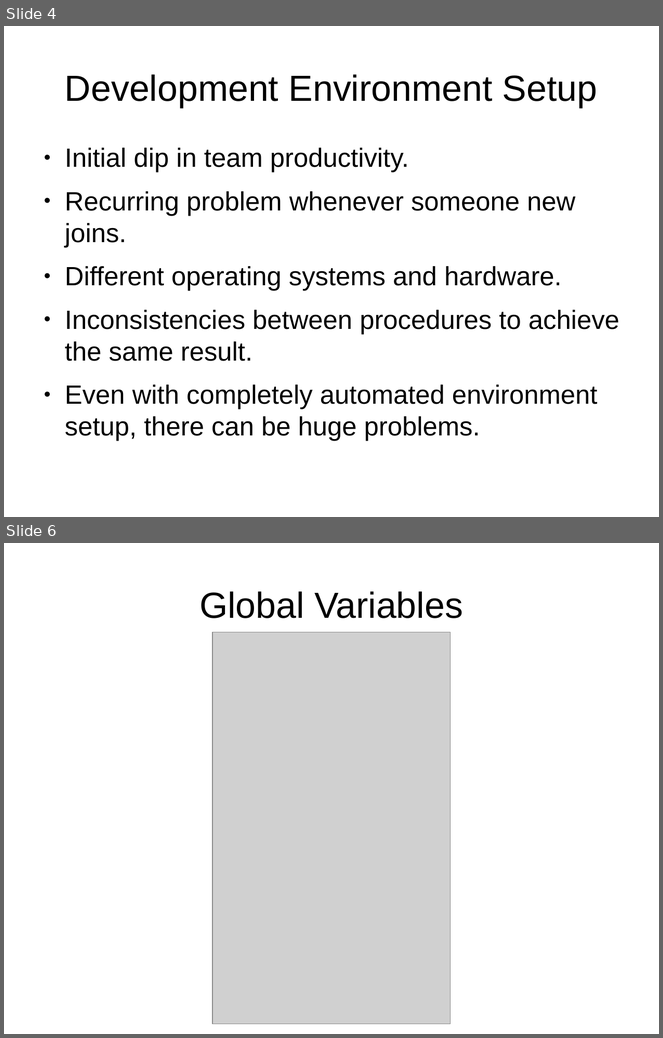
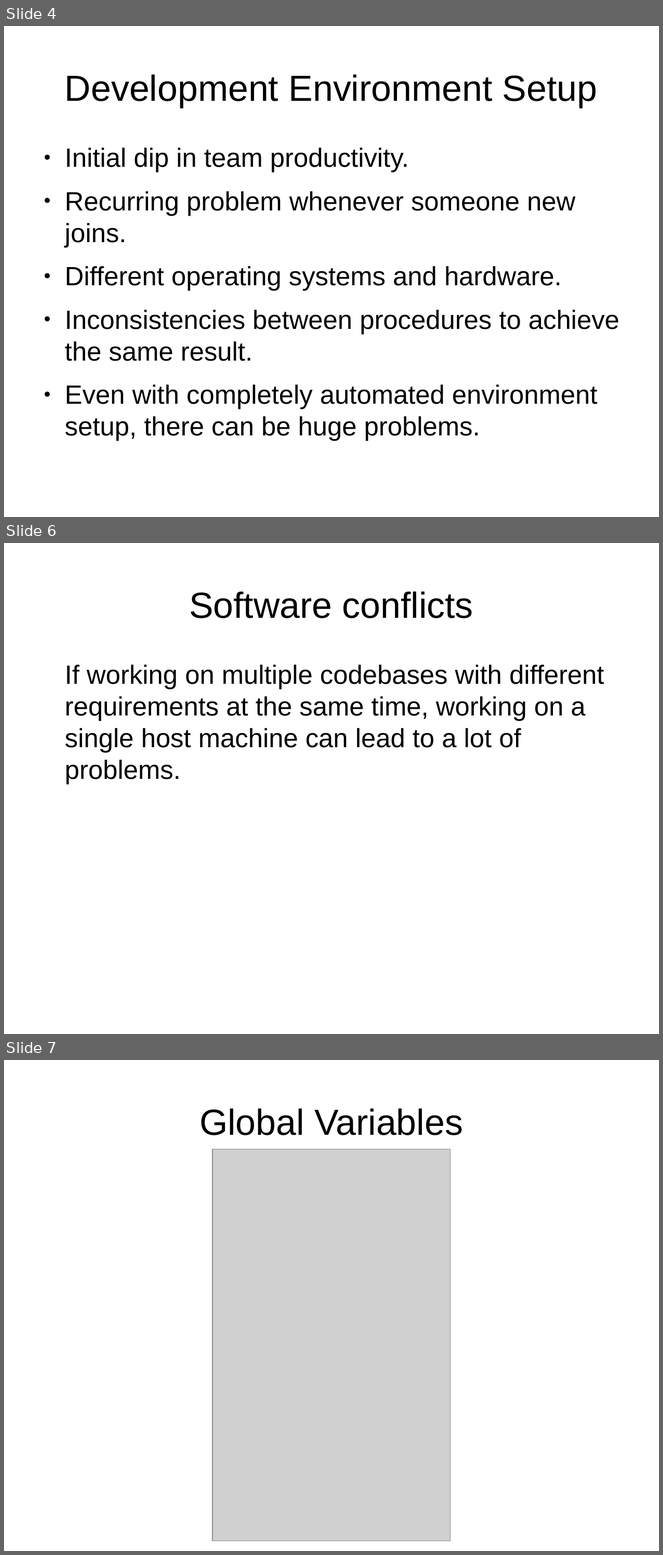
Before and after one commit to mihirk/presentation, a slide deck: kidding_me.odp. Shown one above the other, each under a label of ours: slides 4 and 6 before the commit, slides 4, 6 and 7 after it; the slides between them are not shown. The pictures are 663x1038 and 663x1555 pixels, drawn with LibreOffice and Linux fonts; fonts in the diff are those of the drawing; grey boxes stand for pictures. Boxes give left, top, right and bottom in pixels: in the first picture for what was removed or moved away, otherwise in the second. Text is boxed around its words. In the diff, an @@ line names an element or a change of style, - is before the commit and + after.

```diff
--- a/kidding_me.odp
+++ b/kidding_me.odp
@@ slide 6 added at bbox=[4, 543, 659, 1034], background #FFFFFF @@
@@ title added at bbox=[189, 591, 474, 618], 44 pt, text #000000 @@
+Software conflicts
@@ text added at bbox=[65, 665, 605, 785], 32 pt, text #000000 @@
+If working on multiple codebases with different requirements at the same time, working on a single host machine can lead to a lot of problems.
@@ what was slide 6 is now slide 7 @@
```
Also in this commit, not shown: 2 other files.
